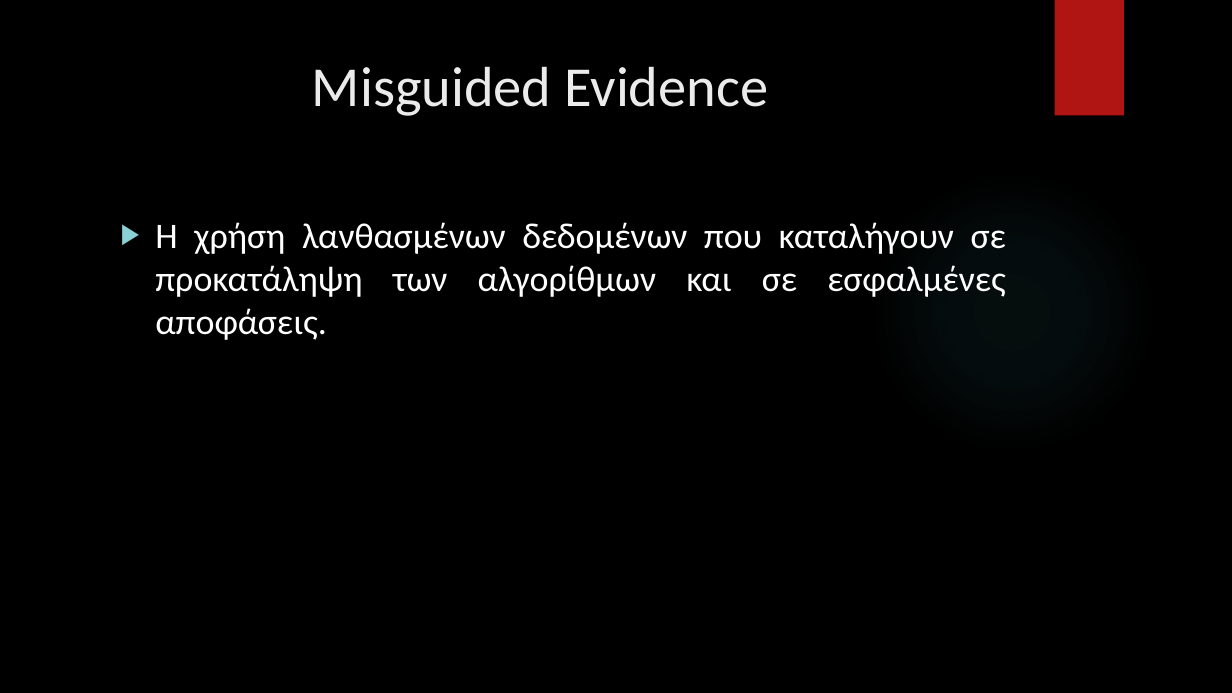
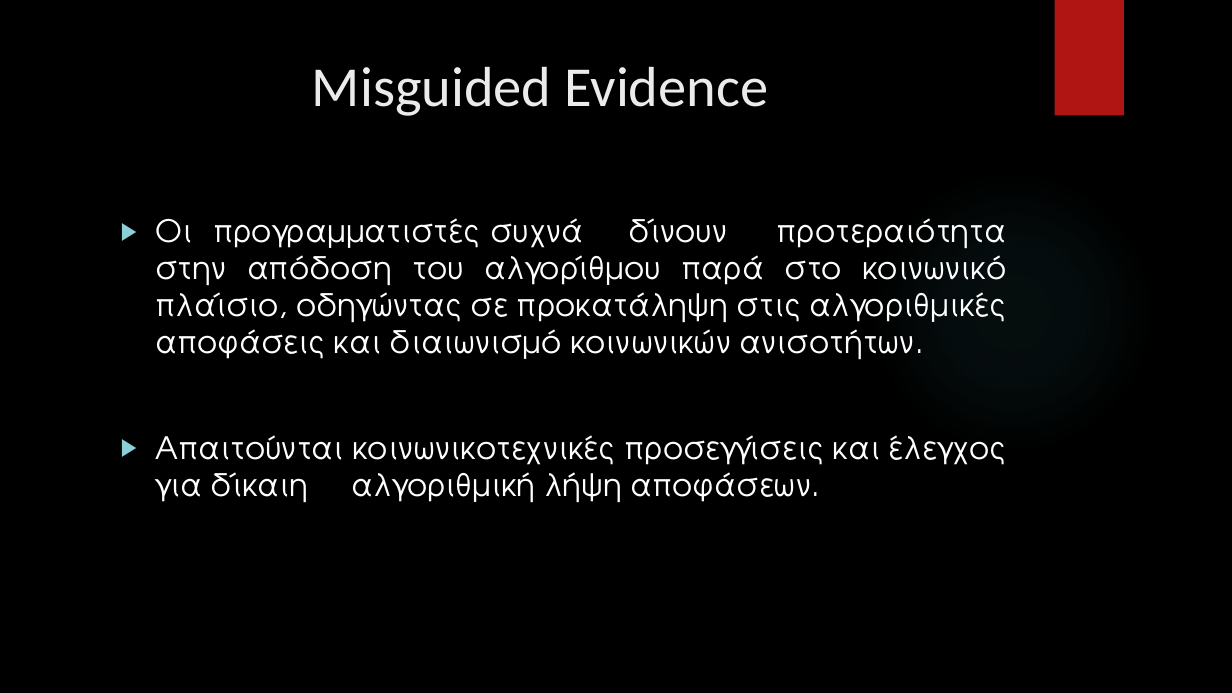
Before and after one commit to VARANE2003/Technical-Writing-Presentation-Project-2024, a slide deck: slide 6 of Presentation/Powerpoint/powerpoint_presentation.pptx. Drawn at 1232x693 pixels with LibreOffice and Linux fonts; fonts in the diff are those of the drawing; background and template pictures are left out. Boxes give left, top, right and bottom in pixels: in the first picture for what was removed or moved away, otherwise in the second. Text is boxed around its words. In the diff, an @@ line names an element or a change of style, - is before the commit and + after.

```diff
--- a/Presentation/Powerpoint/powerpoint_presentation.pptx
+++ b/Presentation/Powerpoint/powerpoint_presentation.pptx
@@ text at <box>155,218,1007,503</box>: text changed; size 28 to 24 pt; font Calibri to TeX Gyre Adventor @@
-▶ Η χρήση λανθασμένων δεδομένων που καταλήγουν σε προκατάληψη των αλγορίθμων και σε εσφαλμένες αποφάσεις.
+▶ Οι προγραμματιστές συχνά δίνουν προτεραιότητα στην απόδοση του αλγορίθμου παρά στο κοινωνικό πλαίσιο, οδηγώντας σε προκατάληψη στις αλγοριθμικές αποφάσεις και διαιωνισμό κοινωνικών ανισοτήτων.
+▶ Απαιτούνται κοινωνικοτεχνικές προσεγγίσεις και έλεγχος για δίκαιη αλγοριθμική λήψη αποφάσεων.
```
Also in this commit, not shown: 6 other slides changed.
